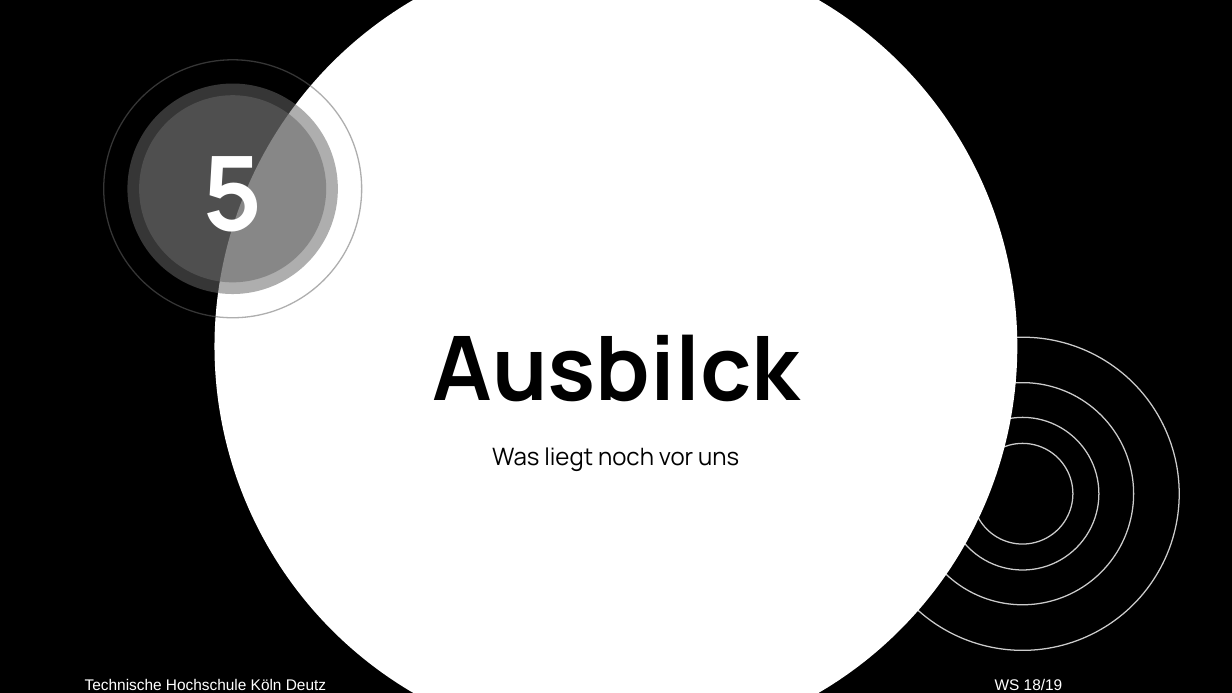
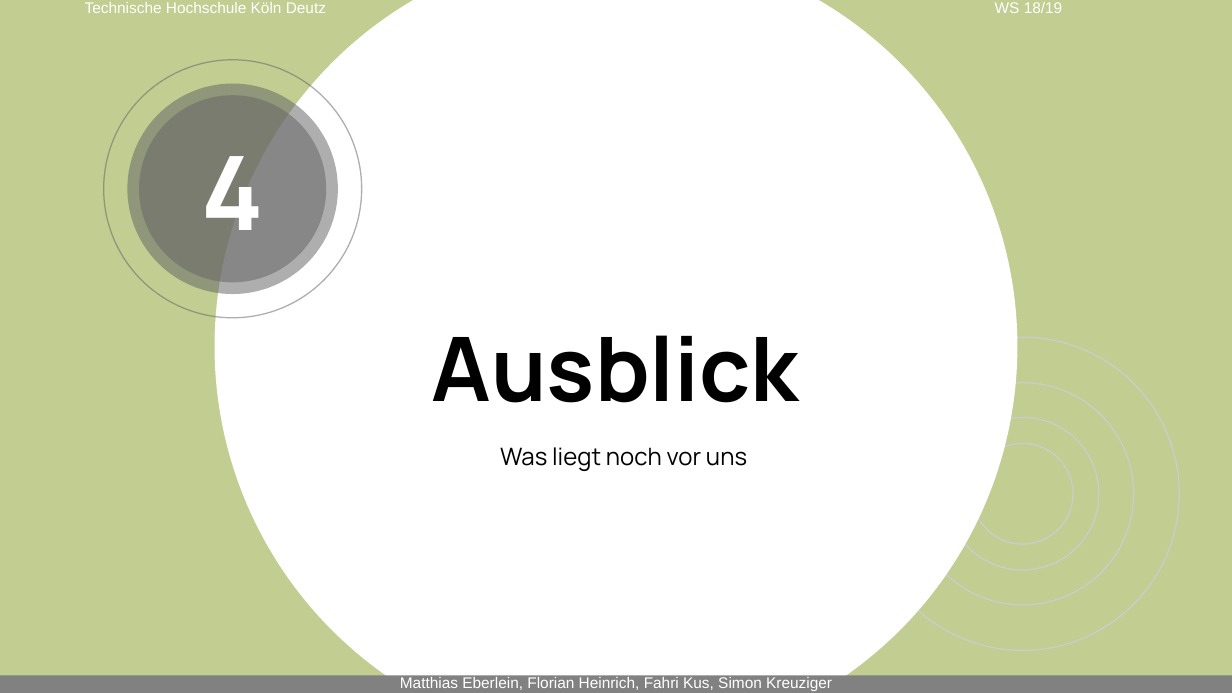
Before and after one commit to matthias-eb/SYP_team02, a slide deck: slide 15 of docs/Praesentation_Prototyp/Prototyp_Präsentation.pptx (slide 10 before the commit). Drawn at 1232x693 pixels with LibreOffice and Linux fonts; fonts in the diff are those of the drawing; background and template pictures are left out. Boxes give left, top, right and bottom in pixels: in the first picture for what was removed or moved away, otherwise in the second. Text is boxed around its words. In the diff, an @@ line names an element or a change of style, - is before the commit and + after.

```diff
--- a/docs/Praesentation_Prototyp/Prototyp_Präsentation.pptx
+++ b/docs/Praesentation_Prototyp/Prototyp_Präsentation.pptx
@@ background #000000 to #C1CD91 @@
@@ text "Technische Hochschule Köln Deutz": place and size @@
-text "Technische Hochschule Köln Deutz" at box(85, 678, 326, 690)
+text "Technische Hochschule Köln Deutz" at box(85, 2, 326, 13)
@@ text "www.driving-e-car.de": place and size @@
-text "www.driving-e-car.de" at box(411, 668, 819, 693)
+text "www.driving-e-car.de" at box(411, 0, 821, 22)
@@ text "WS 18/19": place and size @@
-text "WS 18/19" at box(995, 678, 1063, 690)
+text "WS 18/19" at box(995, 2, 1063, 13)
@@ text at box(201, 156, 263, 230): text changed @@
-5
+4
@@ text removed at box(432, 334, 799, 402) @@
-Ausbilck
@@ title added at box(432, 335, 799, 403), 52 pt, text #000000, bold @@
+Ausblick
@@ subtitle "Was liegt noch vor uns": place and size @@
-subtitle "Was liegt noch vor uns" at box(492, 447, 739, 471)
+subtitle "Was liegt noch vor uns" at box(500, 447, 747, 471)
@@ subtitle "Was liegt noch vor uns" at box(500, 447, 747, 471): indent changed @@
@@ outline #CCCCCC 0.74 pt to #CCCCCC 0.75 pt in 4 elements at box(866, 338, 1179, 650), box(946, 418, 1099, 570), box(912, 383, 1133, 605), box(972, 444, 1073, 545) @@
@@ rectangle added at box(0, 675, 1232, 693), fill #818181 @@
@@ text added at box(400, 677, 832, 691), 9 pt, text #FFFFFF @@
+Matthias Eberlein, Florian Heinrich, Fahri Kus, Simon Kreuziger
```
Also in this commit, not shown: 7 other slides changed, 9 slides added, 24 slides removed, 2 other files.
